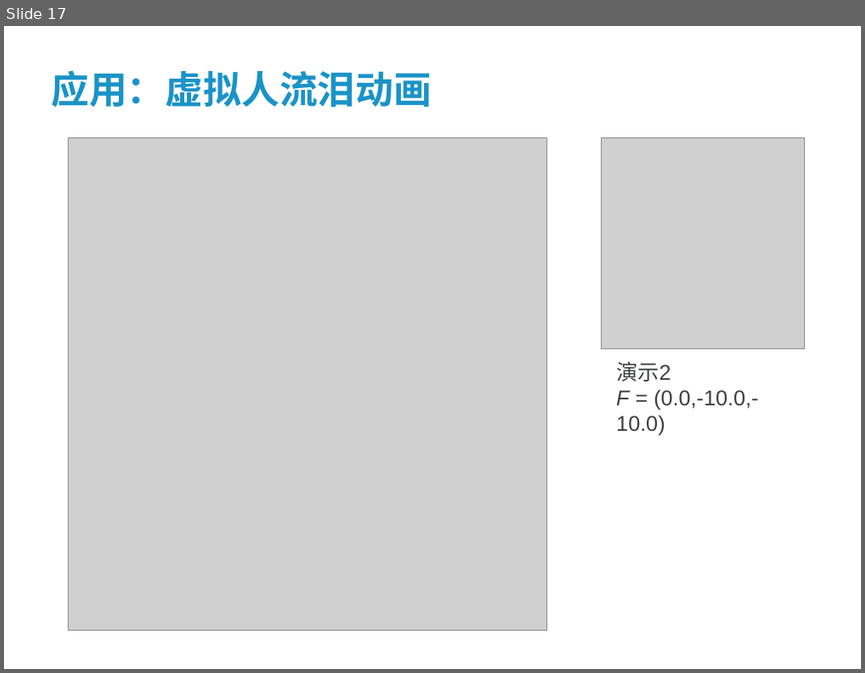
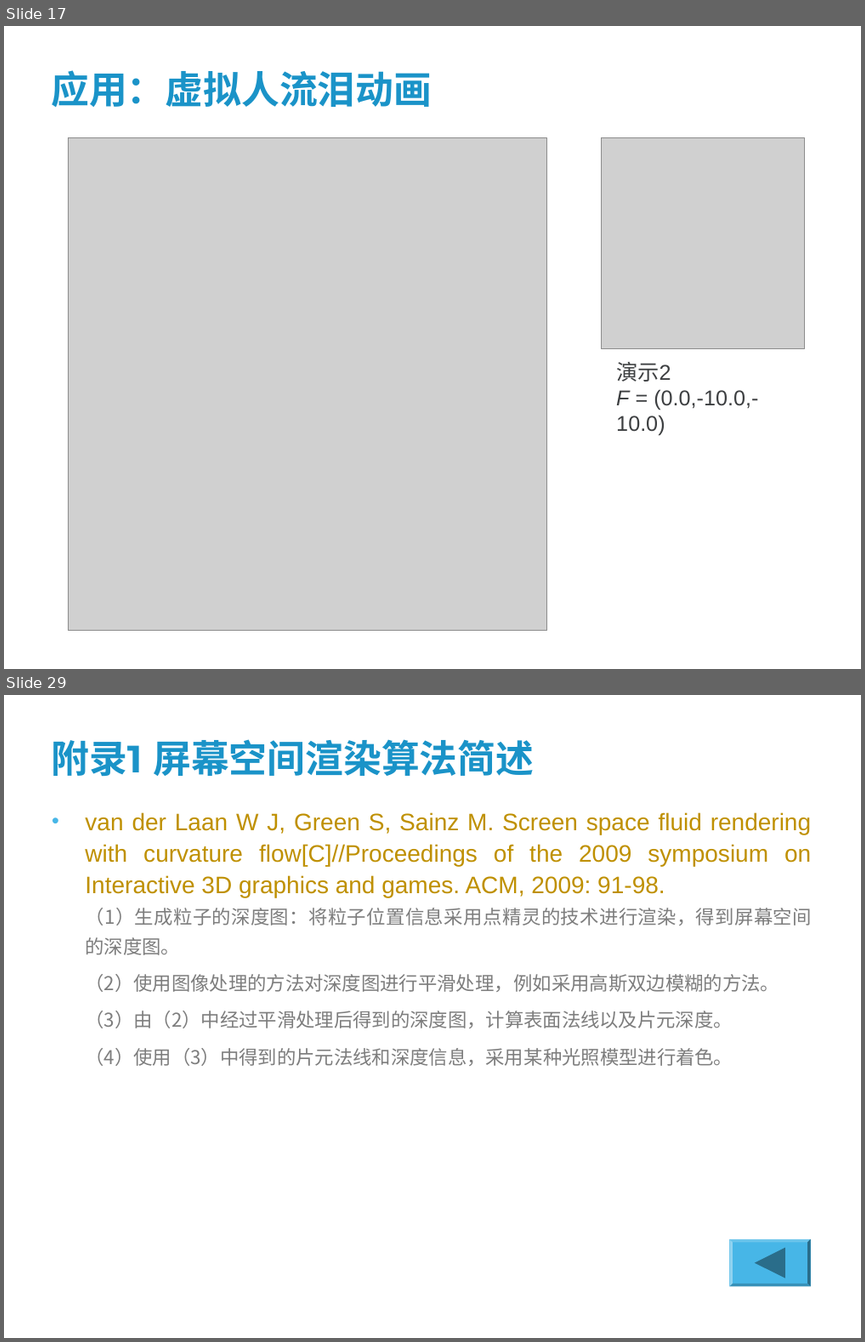
Before and after one commit to wsxmm1153/dissertation, a slide deck: paper/答辩讲稿.ppt. Shown one above the other, each under a label of ours: slide 17 before the commit, slides 17 and 29 after it; the slides between them are not shown. The pictures are 865x673 and 865x1342 pixels, drawn with LibreOffice and Linux fonts; fonts in the diff are those of the drawing; grey boxes stand for pictures; background and template pictures are left out. Boxes give left, top, right and bottom in pixels: in the first picture for what was removed or moved away, otherwise in the second. Text is boxed around its words. In the diff, an @@ line names an element or a change of style, - is before the commit and + after.

```diff
--- a/paper/答辩讲稿.ppt
+++ b/paper/答辩讲稿.ppt
@@ slide 29 added at (4,695,861,1338), background #FFFFFF @@
@@ title added at (51,739,534,776), 32 pt, text #1A93C8, bold @@
+附录1 屏幕空间渲染算法简述
@@ text added at (85,812,811,1066), 20 pt, text #BF9000 @@
+• van der Laan W J, Green S, Sainz M. Screen space fluid rendering with curvature flow[C]//Proceedings of the 2009 symposium on Interactive 3D graphics and games. ACM, 2009: 91-98.
+    （1）生成粒子的深度图：将粒子位置信息采用点精灵的技术进行渲染，得到屏幕空间的深度图。
+    （2）使用图像处理的方法对深度图进行平滑处理，例如采用高斯双边模糊的方法。
+    （3）由（2）中经过平滑处理后得到的深度图，计算表面法线以及片元深度。
+    （4）使用（3）中得到的片元法线和深度信息，采用某种光照模型进行着色。
@@ freeform shape added at (730,1239,811,1287), fill #47B6E7 @@
```
Also in this commit, not shown: 9 slides changed, 17 other slides added, 1 slide removed, 2 other files.
